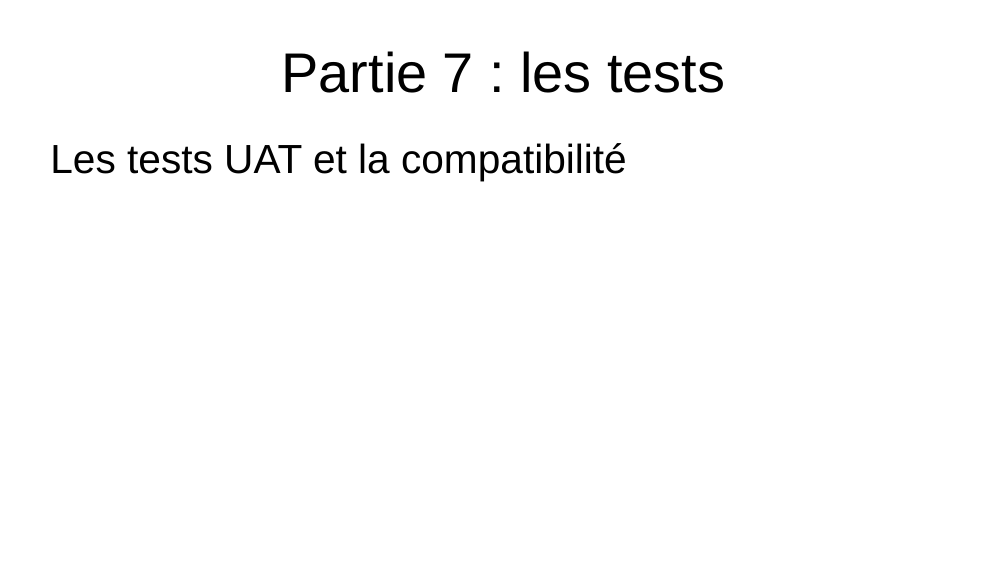
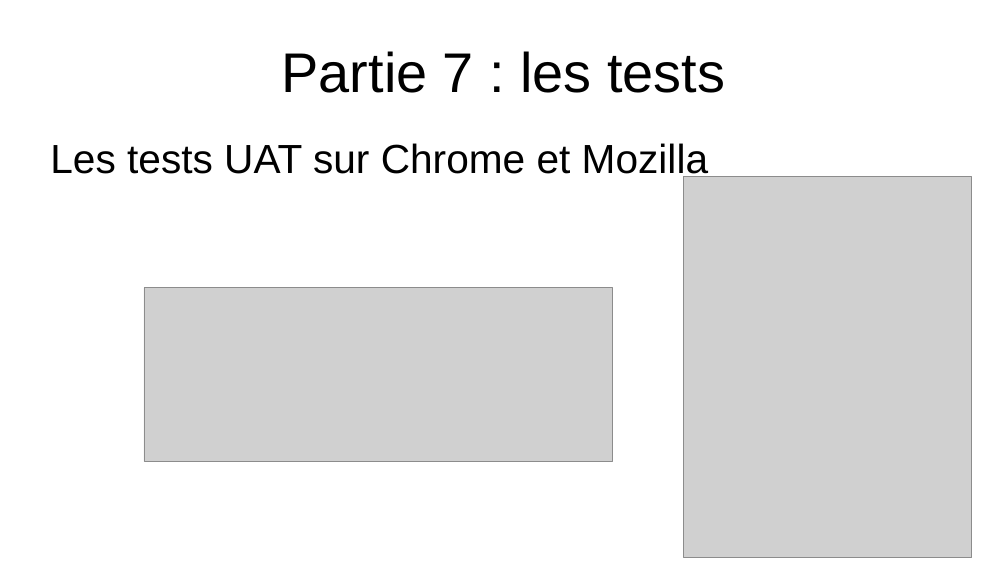
Before and after one commit to EmmaBroudic/Projet-Nooky, a slide deck: slide 54 of doc/Nooky2.odp. Drawn at 1008x567 pixels with LibreOffice and Linux fonts; fonts in the diff are those of the drawing; grey boxes stand for pictures. Boxes give left, top, right and bottom in pixels: in the first picture for what was removed or moved away, otherwise in the second. Text is boxed around its words. In the diff, an @@ line names an element or a change of style, - is before the commit and + after.

```diff
--- a/doc/Nooky2.odp
+++ b/doc/Nooky2.odp
@@ text at (50,143,708,181): text changed @@
-Les tests UAT et la compatibilité
+Les tests UAT sur Chrome et Mozilla
@@ picture added at (684,177,972,559) @@
@@ picture added at (144,288,612,462) @@
```
Also in this commit, not shown: 7 other slides changed, 3 other files.
